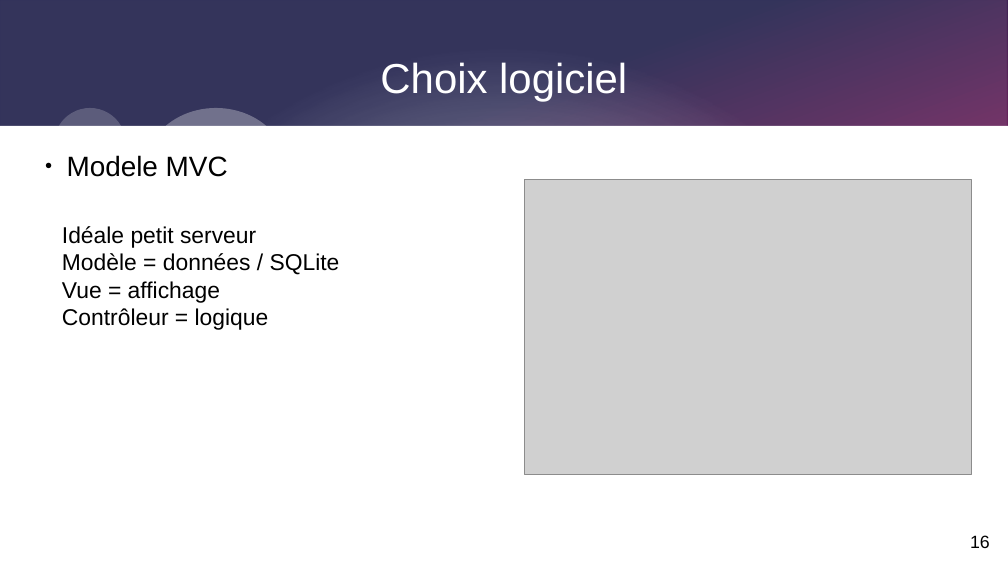
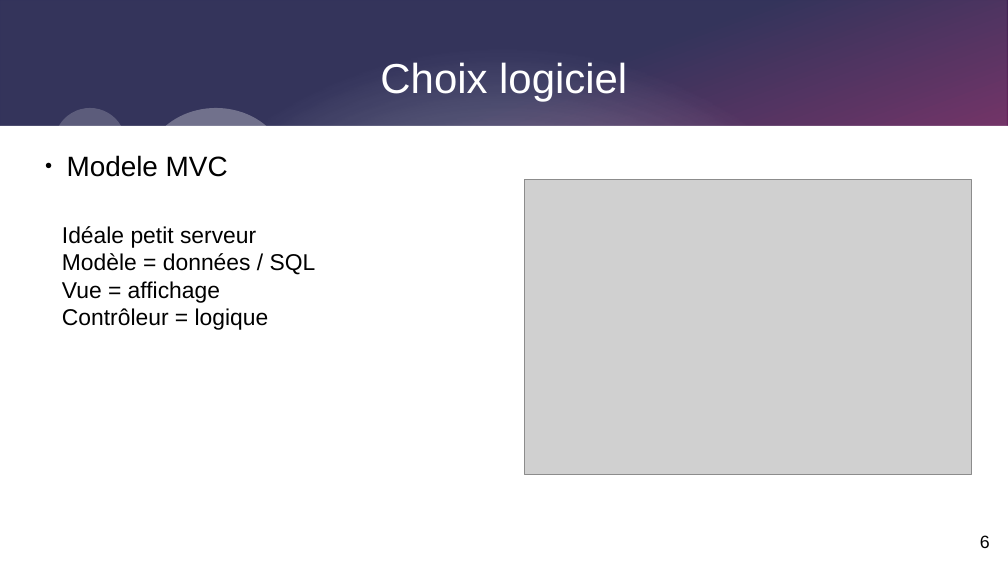
Before and after one commit to Corentinh2/PROJET_GESTIONNAIRE_DE_CHARGE, a slide deck: slide 6 of Diapo_revue1_projet.odp (slide 16 before the commit). Drawn at 1008x567 pixels with LibreOffice and Linux fonts; fonts in the diff are those of the drawing; grey boxes stand for pictures. Boxes give left, top, right and bottom in pixels: in the first picture for what was removed or moved away, otherwise in the second. Text is boxed around its words. In the diff, an @@ line names an element or a change of style, - is before the commit and + after.

```diff
--- a/Diapo_revue1_projet.odp
+++ b/Diapo_revue1_projet.odp
@@ text at bbox=[62, 253, 316, 275]: text changed @@
-Modèle = données / SQLite
+Modèle = données / SQL
@@ page number at bbox=[980, 535, 990, 548]: text changed @@
-16
+6
```
Also in this commit, not shown: 14 other slides changed, 9 slides added, 5 slides removed, 20 other files.
